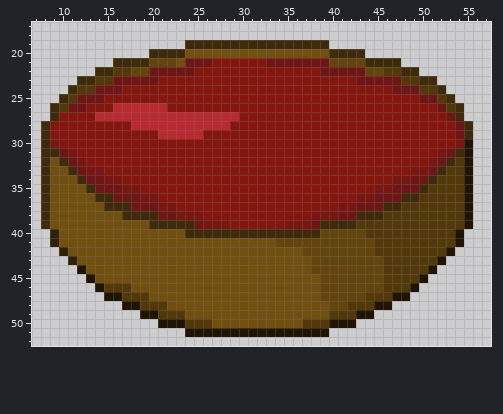
File history of a pixel-art sprite, textures/items/beetroot_soup.png. The picture above is the old version.
The file is 64x64 pixels. Colours within 5 levels of each other are drawn and written as one. Shown: x 7..57, y 17..52.
And afterwards:
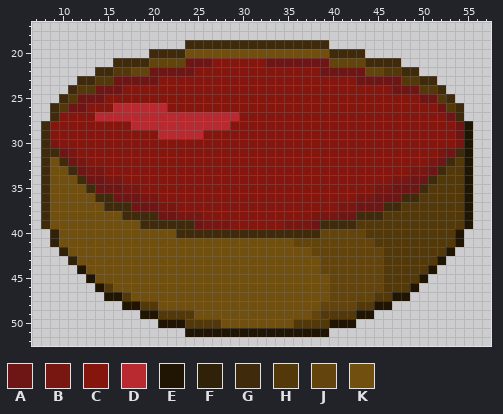
Palette (. is transparent): A #6d1615  B #781611  C #84160d  D #b82a30  E #1f1502  F #302109  G #3f2b0b  H #533909  J #62440c  K #714f0f
Difference:
Changed rows in their new state; - is an unchanged pixel.
first column x 23:
21 J
first column x 55:
28 E
29 E
first column x 16:
39 ---G--------------------------
40 -------G----------------------
41 ------------------KK----------
42 ---------------------K-------J
43 ----------------------K-------
44 ----------------------K-------
45 -----------------------K------
46 KK---------------------K------
47 --KK-------------------K----J-
48 -----K-----------------J--J---
49 --------H-------------JH------
50 -----------H--------H---------
